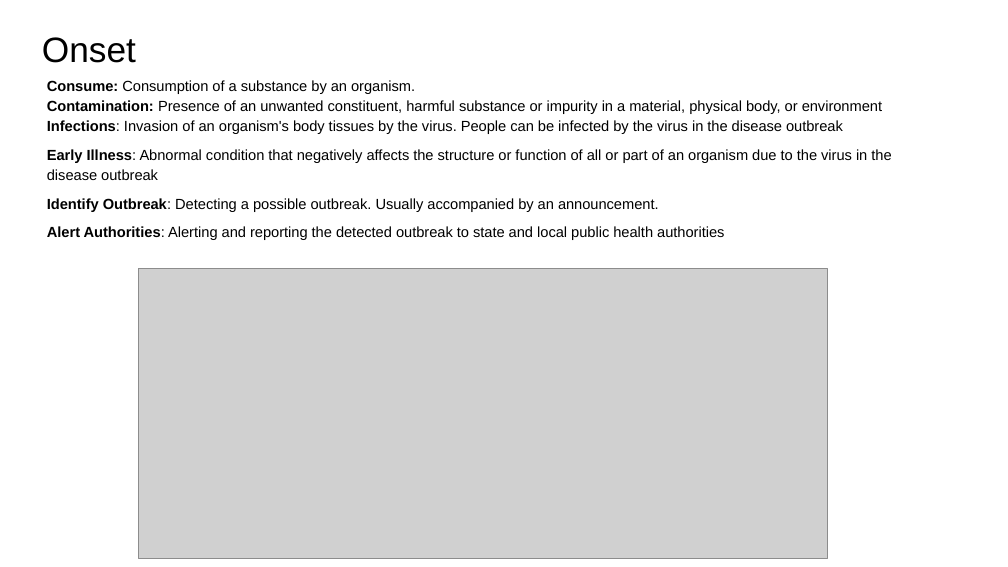
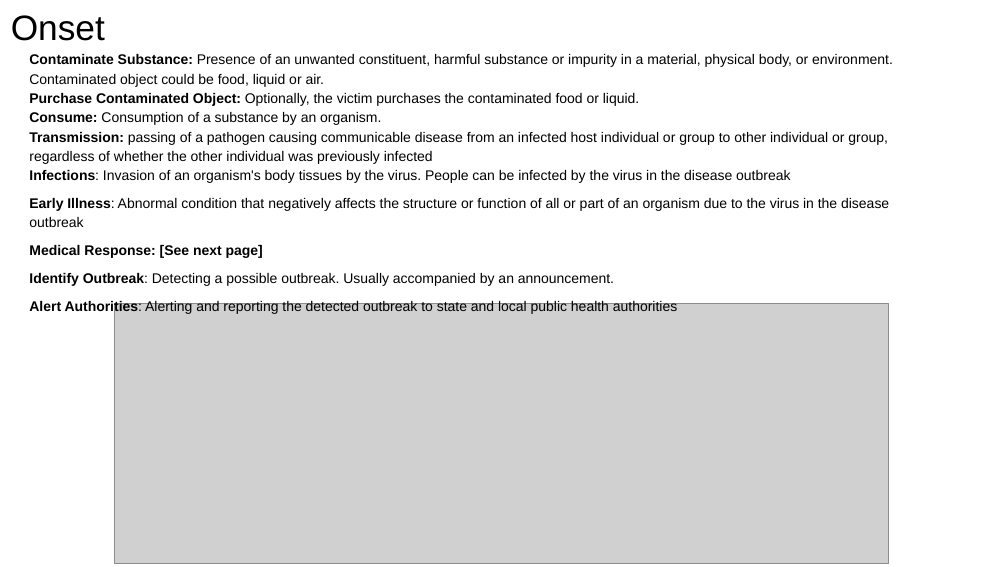
Before and after one commit to RESIN-KAIROS/schemalib, a slide deck: slide 5 of hrf/disease_outbreak.pptx (slide 4 before the commit). Drawn at 1008x567 pixels with LibreOffice and Linux fonts; fonts in the diff are those of the drawing; grey boxes stand for pictures. Boxes give left, top, right and bottom in pixels: in the first picture for what was removed or moved away, otherwise in the second. Text is boxed around its words. In the diff, an @@ line names an element or a change of style, - is before the commit and + after.

Commit message:
update disease outbreak json and hrf.

```diff
--- a/hrf/disease_outbreak.pptx
+++ b/hrf/disease_outbreak.pptx
@@ title "Onset" moved from (x1=42, y1=37, x2=136, y2=63) to (x1=11, y1=15, x2=105, y2=41) @@
@@ text "Contaminate Substance: Presence of an ..." moved from (x1=47, y1=80, x2=891, y2=240) to (x1=29, y1=54, x2=893, y2=314) @@
@@ text at (x1=29, y1=54, x2=893, y2=106): paragraphs added @@
+Contaminate Substance: Presence of an unwanted constituent, harmful substance or impurity in a material, physical body, or environment. Contaminated object could be food, liquid or air.
+Purchase Contaminated Object: Optionally, the victim purchases the contaminated food or liquid.
@@ text at (x1=29, y1=112, x2=889, y2=314): size 10.5 to 10 pt in "Consume: Consumption of a substance by an ...", "Infections: Invasion of an organism's body tissues ...", "Early Illness: Abnormal condition that negatively affects ...", "Identify Outbreak: Detecting a possible outbreak. Usually ..." and 1 more places @@
@@ text at (x1=29, y1=132, x2=888, y2=164): text changed; size 10.5 to 10 pt @@
-Contamination: Presence of an unwanted constituent, harmful substance or impurity in a material, physical body, or environment
+Transmission: passing of a pathogen causing communicable disease from an infected host individual or group to other individual or group, regardless of whether the other individual was previously infected
@@ text at (x1=29, y1=245, x2=263, y2=258): paragraph added @@
+Medical Response: [See next page]
@@ picture resized from (x1=138, y1=268, x2=827, y2=558) to (x1=115, y1=303, x2=888, y2=563) @@
```
Also in this commit, not shown: 7 other slides changed, 2 slides added, 5 other files.
